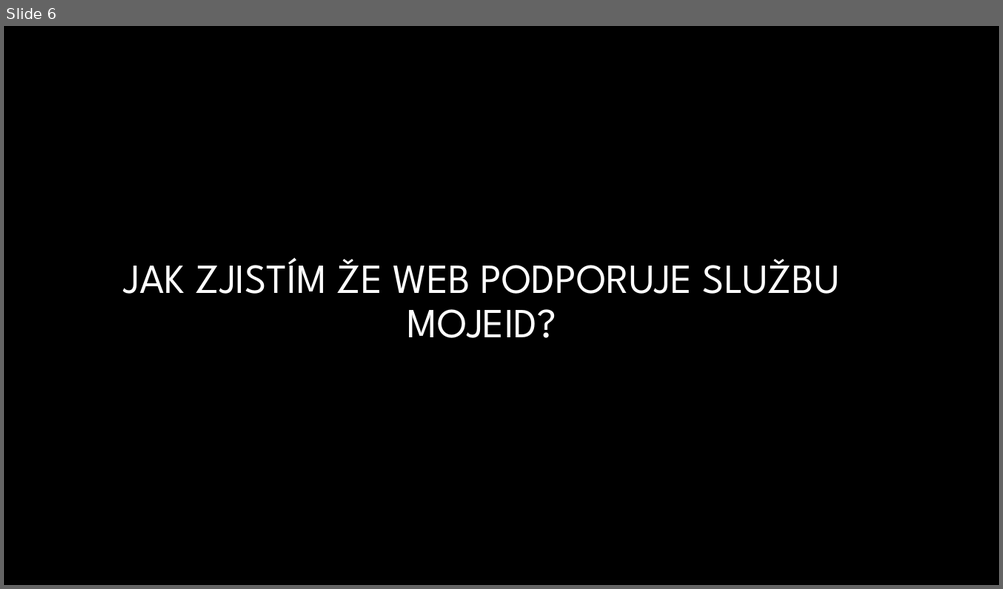
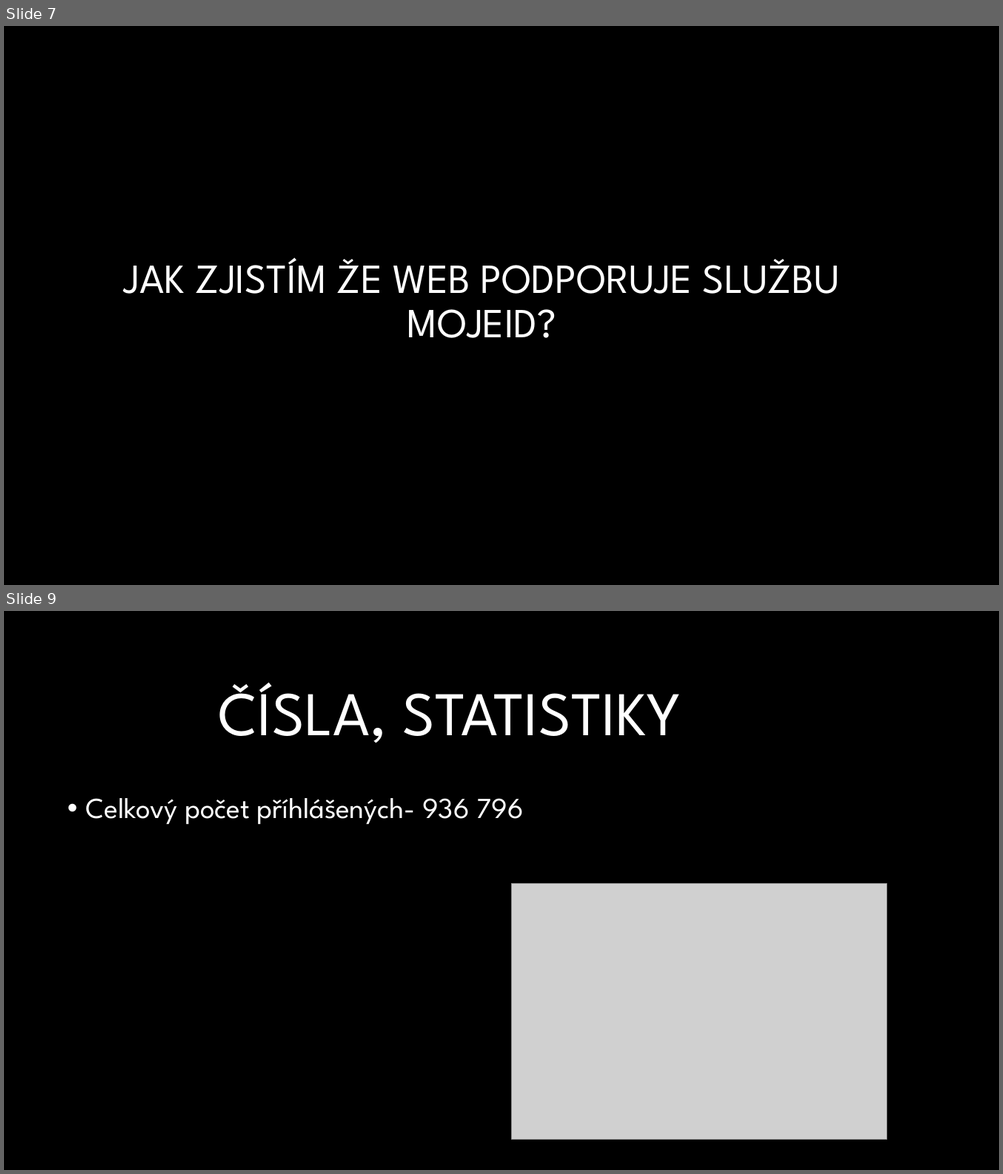
Before and after one commit to teenyRadekr/MojeID, a slide deck: Roller.pptx. Shown one above the other, each under a label of ours: slide 6 before the commit, slides 7 and 9 after it; the slides between them are not shown. The pictures are 1003x589 and 1003x1174 pixels, drawn with LibreOffice and Linux fonts; fonts in the diff are those of the drawing; grey boxes stand for pictures; background and template pictures are left out. Boxes give left, top, right and bottom in pixels: in the first picture for what was removed or moved away, otherwise in the second. Text is boxed around its words. In the diff, an @@ line names an element or a change of style, - is before the commit and + after.

```diff
--- a/Roller.pptx
+++ b/Roller.pptx
@@ slide 9 added at (x1=4, y1=611, x2=999, y2=1170), background picture (left out) @@
@@ title added at (x1=219, y1=682, x2=680, y2=743), 60 pt, text #FFFFFF @@
+ČÍSLA, STATISTIKY
@@ text added at (x1=86, y1=798, x2=523, y2=824), 28 pt, text #FFFFFF @@
+• Celkový počet příhlášených- 936 796
@@ picture added at (x1=512, y1=884, x2=887, y2=1140) @@
@@ what was slide 6 is now slide 7 @@
```
Also in this commit, not shown: 4 slides changed, 2 other slides added, 1 slide removed.
